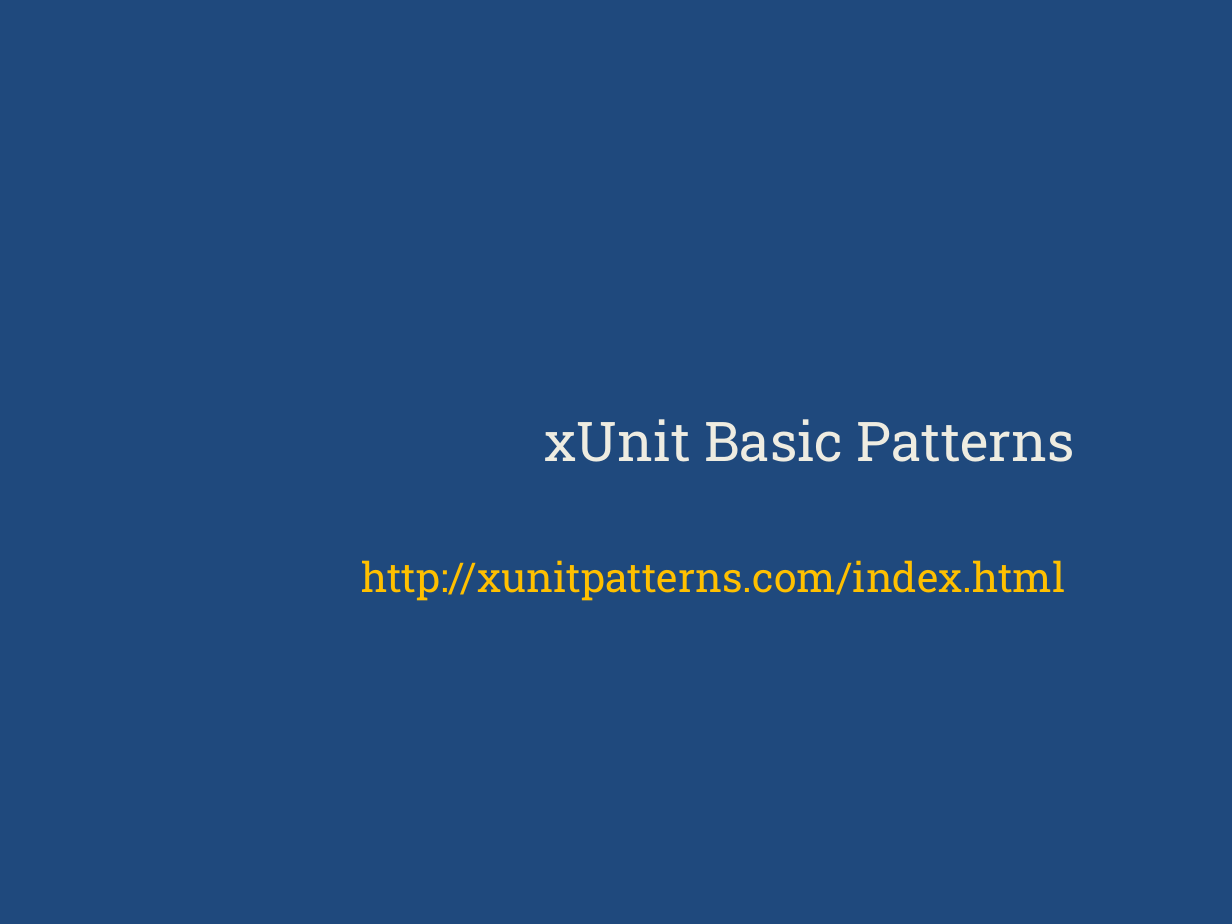
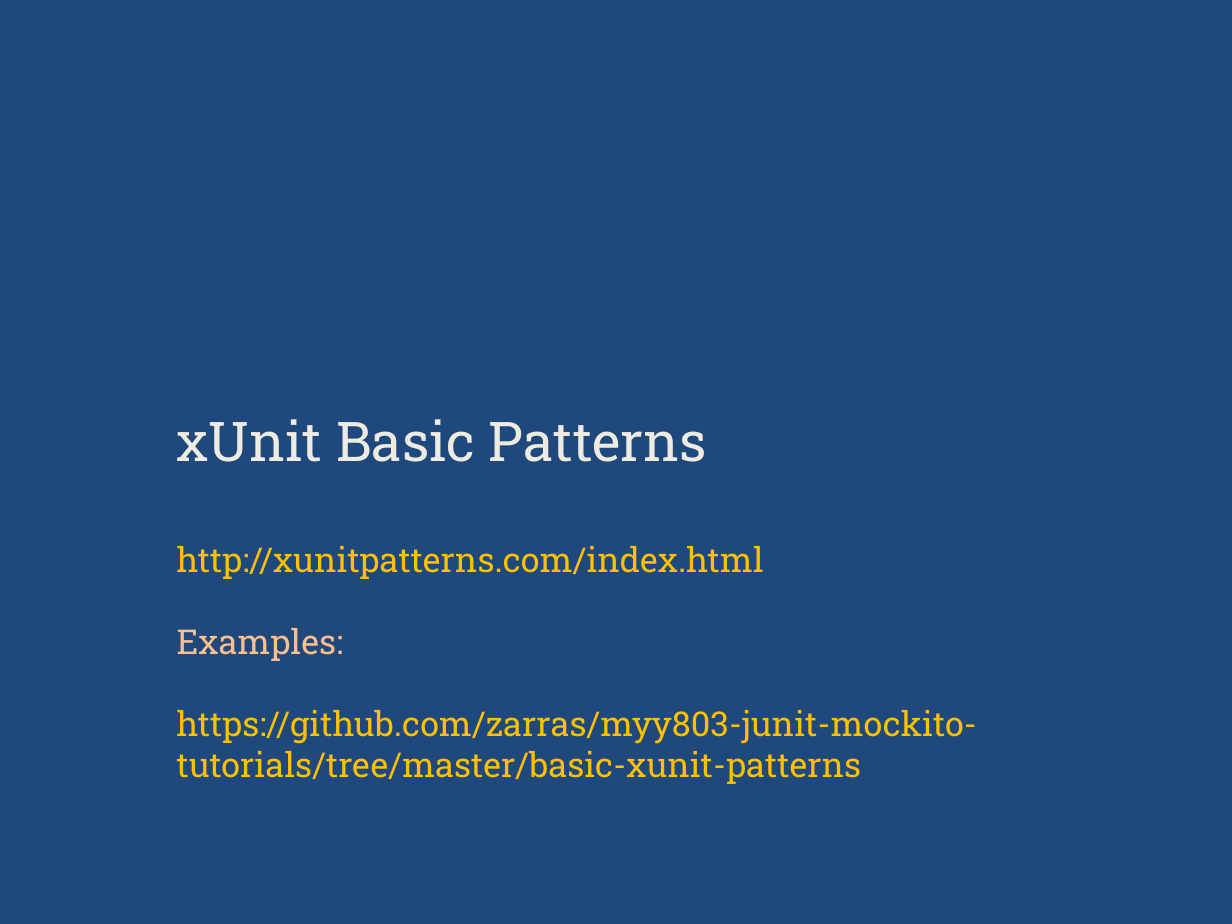
Before and after one commit to zarras/myy803-slides, a slide deck: slide 21 of 6-SoftEng-Testing.ppt. Drawn at 1232x924 pixels with LibreOffice and Linux fonts; fonts in the diff are those of the drawing. Boxes give left, top, right and bottom in pixels: in the first picture for what was removed or moved away, otherwise in the second. Text is boxed around its words. In the diff, an @@ line names an element or a change of style, - is before the commit and + after.

Commit message:
testing slides (added references to examples)

```diff
--- a/6-SoftEng-Testing.ppt
+++ b/6-SoftEng-Testing.ppt
@@ title at bbox=[177, 419, 977, 784]: text changed; size 24 to 20 pt @@
-xUnit Basic Patterns
-http://xunitpatterns.com/index.html
+xUnit Basic Patterns
+http://xunitpatterns.com/index.html
+Examples:
+https://github.com/zarras/myy803-junit-mockito-tutorials/tree/master/basic-xunit-patterns
```
Also in this commit, not shown: 5 other slides changed, 1 other file.
